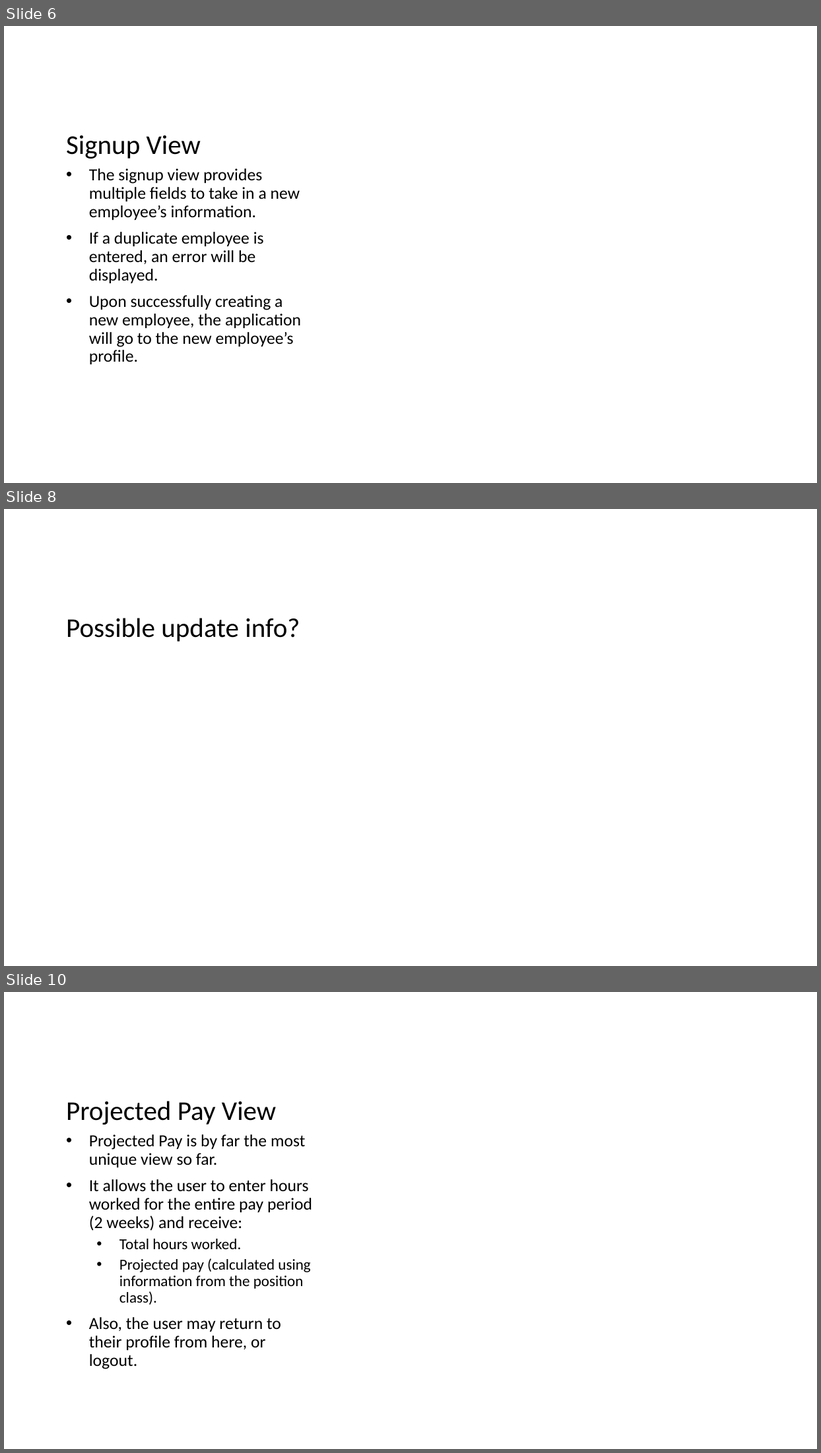
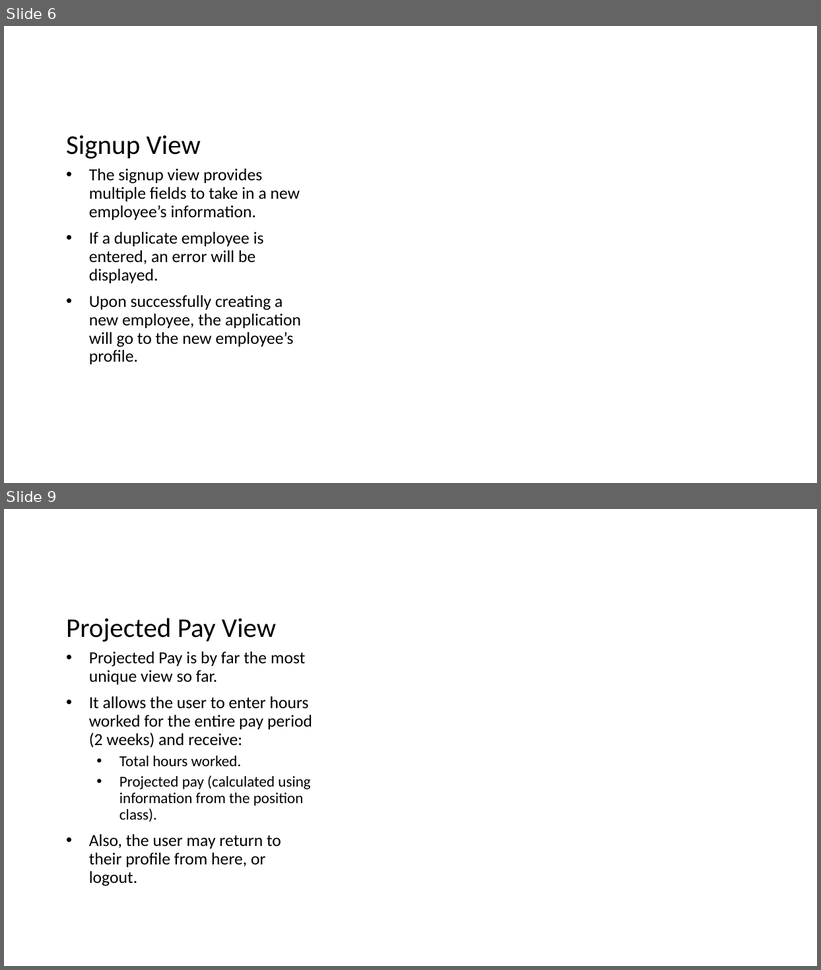
Before and after one commit to katiekalthoff/CupOJava, a slide deck: Apps final ppt.pptx. Shown one above the other, each under a label of ours: slides 6, 8 and 10 before the commit, slides 6 and 9 after it; the slides between them are not shown. The pictures are 821x1453 and 821x970 pixels, drawn with LibreOffice and Linux fonts; fonts in the diff are those of the drawing. Boxes give left, top, right and bottom in pixels: in the first picture for what was removed or moved away, otherwise in the second. Text is boxed around its words. In the diff, an @@ line names an element or a change of style, - is before the commit and + after.

```diff
--- a/Apps final ppt.pptx
+++ b/Apps final ppt.pptx
@@ slide 8 removed at (4, 509, 817, 966), background #FFFFFF @@
@@ title removed at (66, 618, 300, 642) @@
-Possible update info?
@@ what was slide 10 is now slide 9 @@
```
Also in this commit, not shown: 3 slides changed, 1 slide added, 1 other slide removed.
